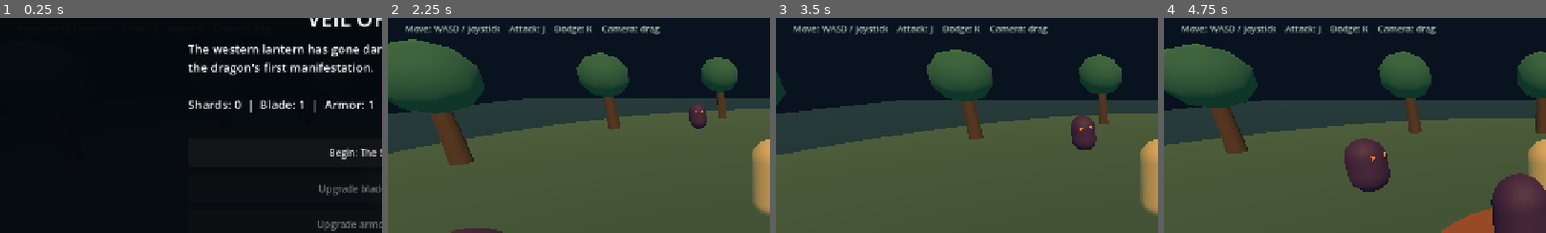
Above: before the commit, frames 1-4 (left to right).
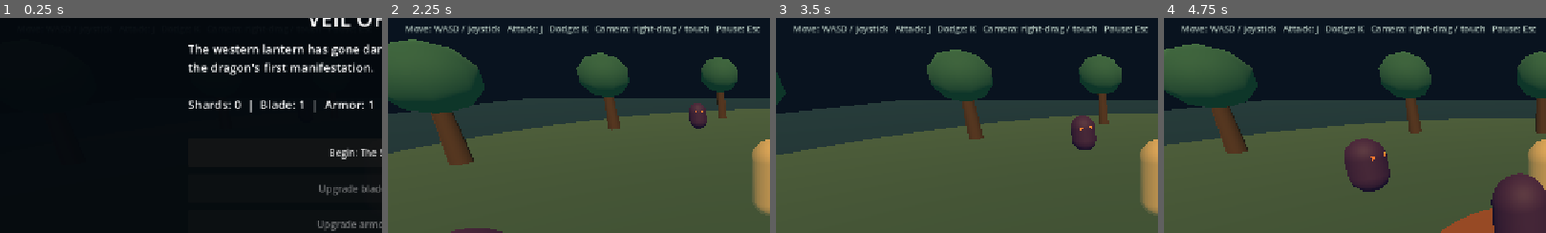
Above: after the commit, the same moments.

Repository: Hirukshanan/veil-of-veyra
Game: Godot game, scene res://scenes/main.tscn
Same seed, same stepped clock (60 frames per second), same inputs: the game is played once before the commit and once after it.
Inputs (mouse positions are % of the whole screen's width and height, from its top left):
- Up to frame 1 (0.25 s): no input
- Up to frame 2 (2.25 s): click "Begin: The Silent Shore" at 0.5 s; click "PAUSE" at 1.25 s; click "Resume" at 2 s
- Up to frame 3 (3.5 s): click "DODGE READY" at 2.75 s
- Up to frame 4 (4.75 s): click "DODGE READY" at 3.5 s; tap Enter at 4.25 s; move the mouse to (72, 45) at 4.27 s; hold D (move_right) from 4.28 s (still down); tap J (attack) at 4.35 s; click (72, 45) at 4.42 s; tap Space at 4.52 s
The pictures show only the part of the screen within x 0-50%, y 14-64%; the shares and areas given below are measured in that part.

The runs differ from the first frame. In frame 2, 1.4% of the frame differs, in the area x 31-98%, y 3-8%; in frame 3, 1.4%; in frame 4, 1.4%.

Commit message:
fix: pause combat when the application loses focus

Diff:
--- a/scripts/campaign.gd
+++ b/scripts/campaign.gd
@@ -19,6 +19,28 @@
 var started := false
 var camera_sensitivity := 1.0
 var sound_volume := 0.7
+var pause_menu_open := false
+
+class PauseOverlay extends CanvasLayer:
+	signal pause_requested
+
+	func _unhandled_key_input(event: InputEvent) -> void:
+		if event is InputEventKey and event.pressed and not event.echo and event.keycode == KEY_ESCAPE:
+			pause_requested.emit()
+			get_viewport().set_input_as_handled()
+
+func _notification(what: int) -> void:
+	if what == NOTIFICATION_APPLICATION_FOCUS_OUT or what == NOTIFICATION_APPLICATION_PAUSED:
+		if is_instance_valid(overlay) and started and not game_finished and not get_tree().paused:
+			_pause_game()
+
+func _toggle_pause() -> void:
+	if game_finished or not started:
+		return
+	if pause_menu_open:
+		_resume()
+	elif not get_tree().paused:
+		_pause_game()
 
 func _ready() -> void:
 	_load_progress()
@@ -73,7 +95,8 @@
 	heal_button.size = Vector2(140, 48)
 	heal_button.pressed.connect(_heal)
 	controls.add_child(heal_button)
-	overlay = CanvasLayer.new()
+	overlay = PauseOverlay.new()
+	overlay.connect("pause_requested", _toggle_pause)
 	overlay.layer = 20
 	overlay.process_mode = Node.PROCESS_MODE_ALWAYS
 	add_child(overlay)
@@ -90,8 +113,10 @@
 	center.add_child(menu_box)
 
 func _clear_menu(title: String, message: String) -> void:
+	pause_menu_open = false
 	get_tree().paused = true
 	player.call("set_move_input", Vector2.ZERO)
+	get_tree().call_group("movement_joysticks", "reset")
 	overlay.show()
 	for child in menu_box.get_children():
 		menu_box.remove_child(child)
@@ -148,6 +173,7 @@
 	_show_camp()
 
 func _resume() -> void:
+	pause_menu_open = false
 	started = true
 	overlay.hide()
 	get_tree().paused = false
@@ -157,6 +183,7 @@
 	if game_finished or not started:
 		return
 	_clear_menu("HUNT PAUSED", "Progress is saved between chapters. Restarting a hunt restores its enemies and your potions.")
+	pause_menu_open = true
 	_menu_button("Resume", _resume)
 	_menu_button("Restart hunt", _reload)
 	_menu_button("Settings", func(): _show_settings(_pause_game))
--- a/scripts/main.gd
+++ b/scripts/main.gd
@@ -21,8 +21,13 @@
 	var _value := Vector2.ZERO
 
 	func _ready() -> void:
+		add_to_group("movement_joysticks")
 		mouse_filter = Control.MOUSE_FILTER_STOP
 		queue_redraw()
+
+	func reset() -> void:
+		_touch_index = -1
+		_set_value(Vector2.ZERO)
 
 	func _gui_input(event: InputEvent) -> void:
 		if event is InputEventScreenTouch:
@@ -256,7 +261,7 @@
 	root.add_child(combat_hud_timer)
 
 	var hint := Label.new()
-	hint.text = "Move: WASD / joystick    Attack: J    Dodge: K    Camera: drag"
+	hint.text = "Move: WASD / joystick   Attack: J   Dodge: K   Camera: right-drag / touch   Pause: Esc"
 	hint.position = Vector2(28, 104)
 	hint.add_theme_font_size_override("font_size", 15)
 	hint.add_theme_color_override("font_color", Color(0.75, 0.83, 0.79, 0.9))
--- /dev/null
+++ b/tests/pause_check.gd
@@ -0,0 +1,53 @@
+extends SceneTree
+
+func _initialize() -> void:
+	call_deferred("_run")
+
+func _escape() -> void:
+	var event := InputEventKey.new()
+	event.keycode = KEY_ESCAPE
+	event.pressed = true
+	root.push_input(event)
+	event = InputEventKey.new()
+	event.keycode = KEY_ESCAPE
+	event.pressed = false
+	root.push_input(event)
+
+func _run() -> void:
+	assert(OS.get_environment("VEYRA_TEST") == "1")
+	var scene = load("res://scenes/main.tscn").instantiate()
+	root.add_child(scene)
+	await process_frame
+	_escape()
+	assert(paused and not scene.started, "Escape must not bypass camp")
+	scene._resume()
+	var joystick = get_first_node_in_group("movement_joysticks")
+	joystick._touch_index = 2
+	joystick._set_value(Vector2.UP)
+	_escape()
+	assert(paused and scene.pause_menu_open)
+	assert(joystick._touch_index == -1 and joystick._value == Vector2.ZERO)
+	assert(scene.player._touch_move == Vector2.ZERO)
+	var position: Vector3 = scene.player.position
+	var hp := int(scene.player.health)
+	await create_timer(0.2).timeout
+	assert(scene.player.position == position and scene.player.health == hp)
+	_escape()
+	assert(not paused)
+	scene.notification(Node.NOTIFICATION_APPLICATION_FOCUS_OUT)
+	assert(paused and scene.pause_menu_open)
+	scene.notification(Node.NOTIFICATION_APPLICATION_FOCUS_IN)
+	assert(paused, "Returning focus must not silently resume combat")
+	scene._show_settings(scene._pause_game)
+	_escape()
+	assert(paused and not scene.pause_menu_open, "Escape must not bypass settings save/discard")
+	scene._pause_game()
+	_escape()
+	assert(not paused)
+	scene.notification(Node.NOTIFICATION_APPLICATION_PAUSED)
+	assert(paused)
+	print("PASS: Escape pause/resume, focus/background pause, frozen combat, joystick reset, menu guards")
+	scene.queue_free()
+	await process_frame
+	paused = false
+	quit()
Not shown, changed: RELEASE_STATUS.md
Not shown, changed: VALIDATION.md
